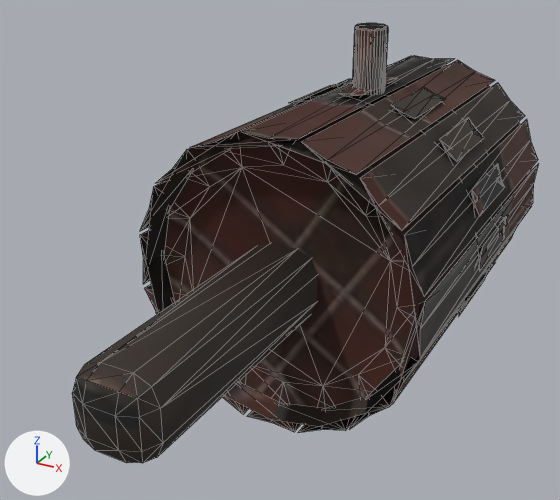
An edit to the glTF model Sandbox/GameData/Models/Weapons/raider_demolition_bomb.glb, drawn before and after from the same camera.
Camera for both pictures: a camera (50 mm lens) standing at (0.134, -0.287, 0.136) and looking at (-0.012, -0.021, 0.003). The lights are fixed; the arrows at lower left show +X, +Y and +Z. The picture after the commit comes second. Mesh edges are drawn as thin lines. Vertices at exactly the same position are counted once.

Names of what the first picture shows: 'raider_demolition_bomb'.
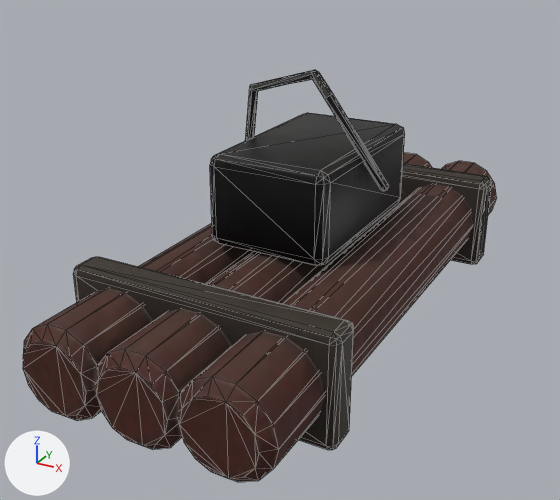
Where the change shows, as pixel boxes [x1, y1, x2, y2] in the pictures (560 x 500 px):
'raider_demolition_bomb', surface changed, reshaped (6% shorter): before [72, 23, 538, 463]; after [23, 70, 497, 482]
part 1 of me_raider_demolition_bomb, rebuilt (36% wider, 35% taller): before [72, 243, 318, 463]; after [96, 153, 432, 450]
part 2 of me_raider_demolition_bomb, added (brown): after [23, 223, 254, 421]
part 3 of me_raider_demolition_bomb, added (brown): after [177, 161, 497, 482]
part 4 of me_raider_demolition_bomb, added: after [401, 163, 492, 264]
part 5 of me_raider_demolition_bomb, added: after [73, 257, 353, 450]
part 6 of me_raider_demolition_bomb, added: after [210, 113, 405, 265]
part 7 of me_raider_demolition_bomb, added: after [245, 70, 315, 141]
part 8 of me_raider_demolition_bomb, added: after [312, 70, 389, 191]
part 9 of me_raider_demolition_bomb, deleted: before [289, 78, 507, 315]
part 10 of me_raider_demolition_bomb, deleted: before [352, 23, 388, 93]
part 11 of me_raider_demolition_bomb, deleted: before [140, 56, 538, 433]

Diff of the bpy script that builds the scene:
```diff
--- a/Sandbox/GameData/Models/Weapons/raider_demolition_bomb.glb.py
+++ b/Sandbox/GameData/Models/Weapons/raider_demolition_bomb.glb.py
@@ img_raider_demolition_bomb_normal @@
+img_raider_demolition_bomb_normal = load_image('raider_demolition_bomb_Normal', '_unpacked/raider_demolition_bomb_Normal', 512, 512, 'Non-Color')
@@ mat_weapon @@
 mat_weapon = bpy.data.materials.new('Weapon')
-# nodes: BsdfPrincipled, Mix, OutputMaterial, SeparateColor, TexImage x2, VertexColor
+# nodes: BsdfPrincipled, NormalMap, OutputMaterial, SeparateColor, TexImage x3
 # uses the picture img_raider_demolition_bomb_basecolor
+# uses the picture img_raider_demolition_bomb_normal
 # uses the picture img_raider_demolition_bomb_orm
@@ me_raider_demolition_bomb @@
 # used by ob_raider_demolition_bomb; location = (0.0, 0.0, 0.0)
-me_raider_demolition_bomb.from_pydata(...)  # 724 vertices, 1432 faces; spans x -0.064..0.064, y -0.15..0.132, z -0.064..0.09
+me_raider_demolition_bomb.from_pydata(...)  # 372 vertices, 712 faces; spans x -0.053..0.053, y -0.137..0.106, z -0.023..0.08
+# me_raider_demolition_bomb part 1: the loose piece of 56 vertices spanning x -0.015..0.015, y -0.15..-0.03, z -0.015..0.015 is rebuilt with 56 vertices and now spans x -0.018..0.018, y -0.137..0.106, z -0.019..0.016
+# me_raider_demolition_bomb part 2: a new loose piece of 56 vertices spanning x -0.049..-0.014, y -0.137..0.106, z -0.019..0.016, in mat_weapon
+# me_raider_demolition_bomb part 3: a new loose piece of 56 vertices spanning x 0.014..0.049, y -0.137..0.106, z -0.019..0.016, in mat_weapon
+# me_raider_demolition_bomb part 4: a new loose piece of 56 vertices spanning x -0.053..0.053, y 0.059..0.073, z -0.023..0.02, in mat_weapon
+# me_raider_demolition_bomb part 5: a new loose piece of 56 vertices spanning x -0.053..0.053, y -0.103..-0.089, z -0.023..0.02, in mat_weapon
+# me_raider_demolition_bomb part 6: a new loose piece of 56 vertices spanning x -0.025..0.025, y -0.056..0.025, z 0.016..0.053, in mat_weapon
+# me_raider_demolition_bomb part 7: a new loose piece of 18 vertices spanning x -0.033..0.001, y -0.037..-0.013, z 0.036..0.08, in mat_weapon
+# me_raider_demolition_bomb part 8: a new loose piece of 18 vertices spanning x -0.001..0.033, y -0.037..-0.013, z 0.036..0.08, in mat_weapon
+# me_raider_demolition_bomb part 9: the loose piece of 224 vertices spanning x -0.064..0.064, y 0.019..0.061, z -0.064..0.064 is deleted
+# me_raider_demolition_bomb part 10: the loose piece of 220 vertices spanning x -0.007..0.007, y 0.033..0.047, z 0.05..0.09 is deleted
+# me_raider_demolition_bomb part 11
+# 224 vertices are removed from x -0.062..0.062, y -0.052..0.132, z -0.062..0.062
+# 444 faces are deleted
 me_raider_demolition_bomb.materials.append(mat_weapon)
```
